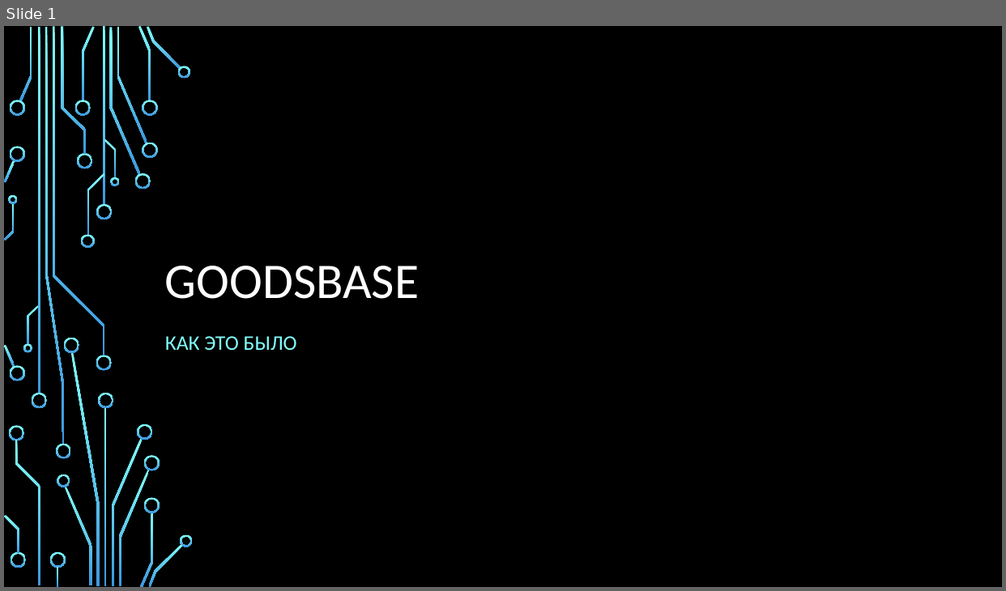
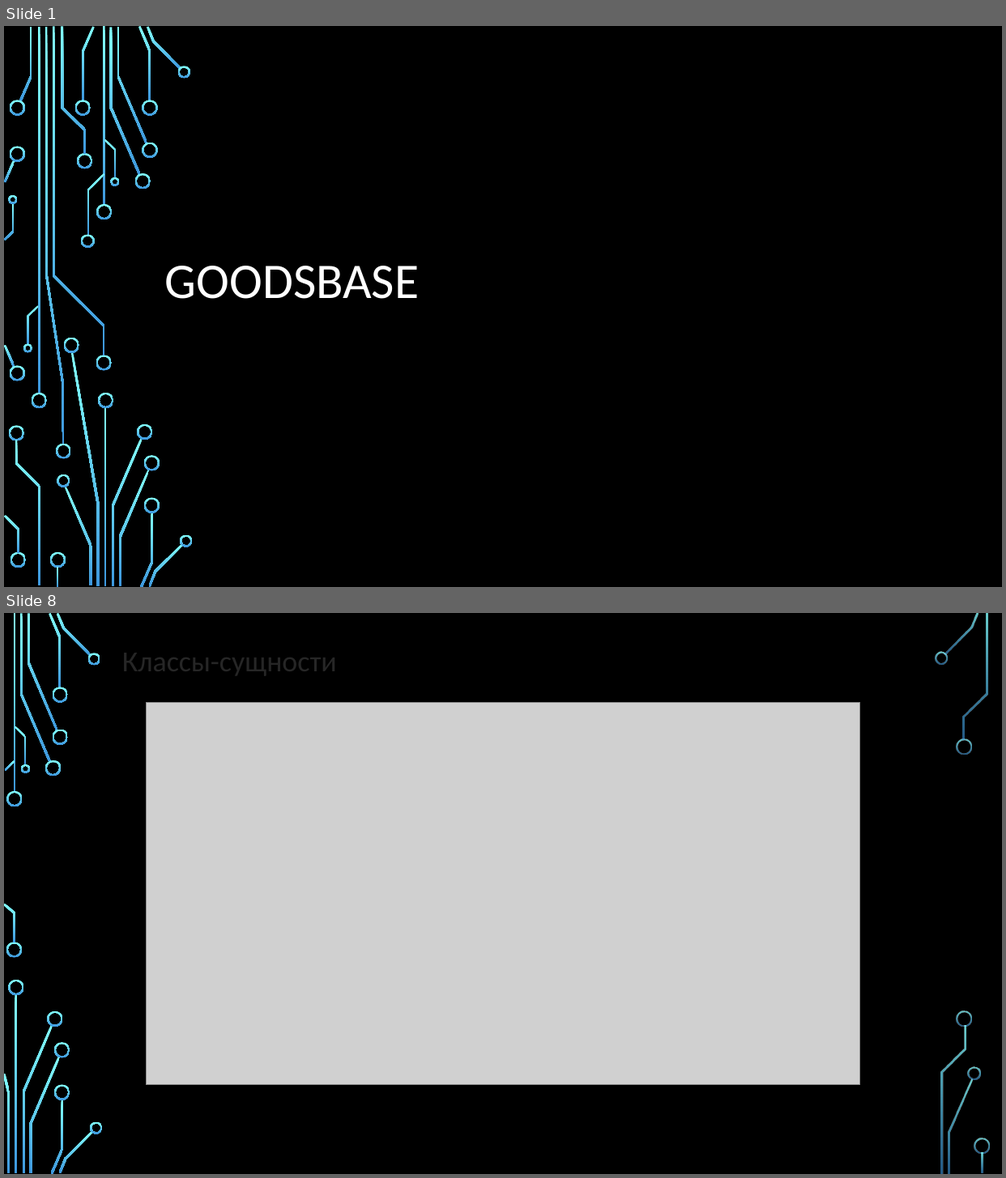
Before and after one commit to samgrim/GoodsBase, a slide deck: Goodsbase.pptx. Shown one above the other, each under a label of ours: slide 1 before the commit, slides 1 and 8 after it; the slides between them are not shown. The pictures are 1006x591 and 1006x1178 pixels, drawn with LibreOffice and Linux fonts; fonts in the diff are those of the drawing; grey boxes stand for pictures; background and template pictures are left out. Boxes give left, top, right and bottom in pixels: in the first picture for what was removed or moved away, otherwise in the second. Text is boxed around its words. In the diff, an @@ line names an element or a change of style, - is before the commit and + after.

```diff
--- a/Goodsbase.pptx
+++ b/Goodsbase.pptx
@@ slide 8 added at bbox=[4, 613, 1002, 1174], background picture (left out) @@
@@ text added at bbox=[122, 644, 337, 679], 28 pt, text #262626 @@
+Классы-сущности
@@ picture added at bbox=[147, 702, 860, 1084] @@
@@ text added at bbox=[167, 1063, 510, 1093], 18 pt, text #262626 @@
+…………
@@ group added at bbox=[4, 613, 990, 1174]: 33 freeform shapes, 3 rectangles @@
@@ slide 1 changed as well @@
@@ subtitle removed at bbox=[165, 336, 297, 350] @@
-КАК ЭТО БЫЛО
```
Also in this commit, not shown: 2 other slides changed, 15 other slides added, 1 slide removed.
